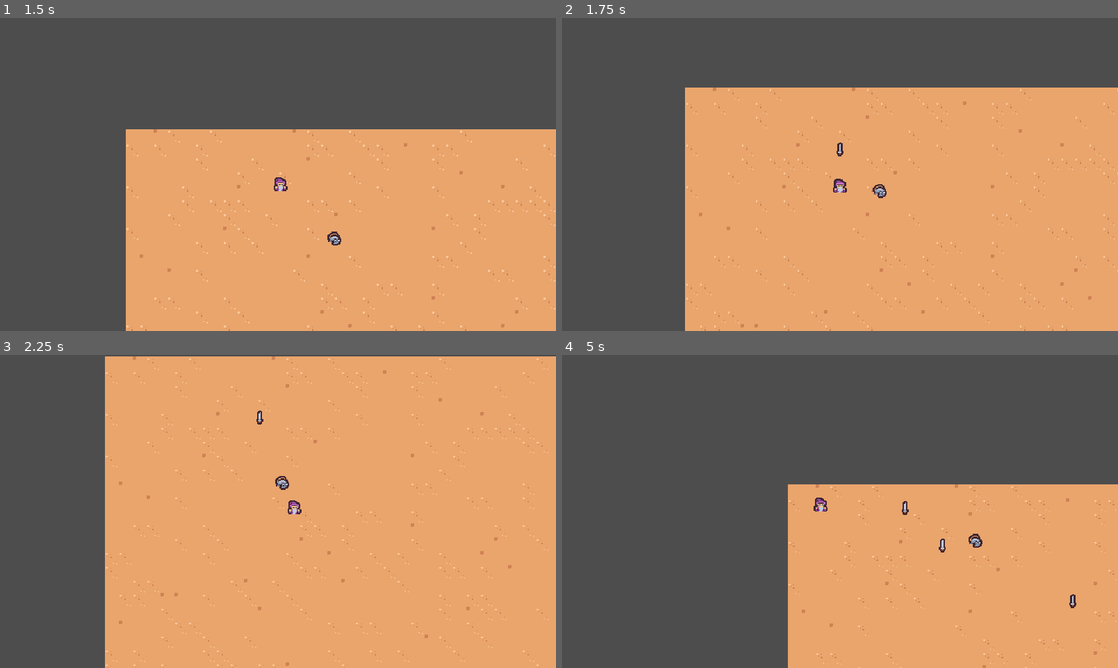
Above: before the commit, frames 1-4 (two rows, left to right).
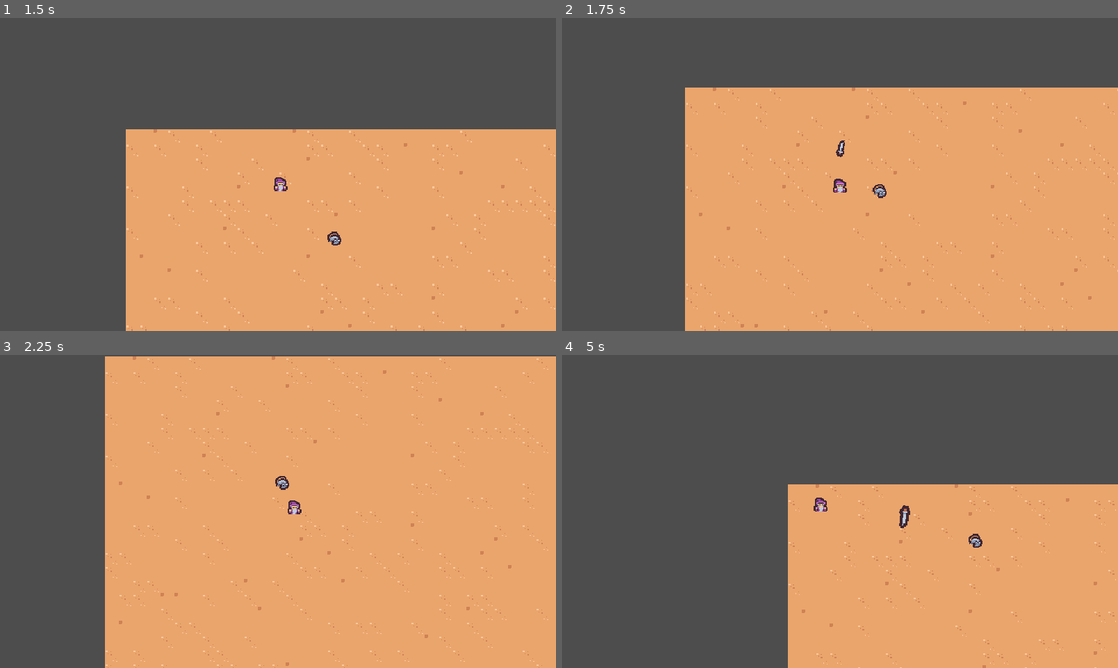
Above: after the commit, the same moments.

Repository: Lincxx/Godot-2d-Survival
Game: Godot game, scene res://scenes/main/main.tscn
Same seed, same stepped clock (60 frames per second), same inputs: the game is played once before the commit and once after it.
Inputs:
- Up to frame 1 (1.5 s): hold D (move_right) 0.53-1.28 s; hold S (move_down) from 1.28 s (still down)
- Up to frame 2 (1.75 s): keep holding S (move_down)
- Up to frame 3 (2.25 s): release S (move_down) at 2.03 s; hold D (move_right) from 2.03 s (still down)
- Up to frame 4 (5 s): release D (move_right) at 2.78 s; hold W (move_up) 2.78-3.53 s; hold A (move_left) from 3.53 s (still down)

Frame 1 is identical in both runs. In frame 2, less than 0.1% of the frame differs, in the area x 49-51%, y 39-45%; in frame 3, less than 0.1%; in frame 4, 0.2%, in the area x 60-93%, y 46-81%.

Commit message:
animate sword

Diff:
--- a/scenes/ability/sword_ability/sword_ability.tscn
+++ b/scenes/ability/sword_ability/sword_ability.tscn
@@ -2,8 +2,89 @@
 
 [ext_resource type="Texture2D" uid="uid://br5p2puka35ub" path="res://scenes/ability/sword_ability/sword.png" id="1_upg5g"]
 
+[sub_resource type="Animation" id="Animation_upg5g"]
+length = 0.001
+tracks/0/type = "value"
+tracks/0/imported = false
+tracks/0/enabled = true
+tracks/0/path = NodePath("Sprite2D:rotation")
+tracks/0/interp = 1
+tracks/0/loop_wrap = true
+tracks/0/keys = {
+"times": PackedFloat32Array(0),
+"transitions": PackedFloat32Array(1),
+"update": 0,
+"values": [0.0]
+}
+tracks/1/type = "value"
+tracks/1/imported = false
+tracks/1/enabled = true
+tracks/1/path = NodePath("Sprite2D:scale")
+tracks/1/interp = 1
+tracks/1/loop_wrap = true
+tracks/1/keys = {
+"times": PackedFloat32Array(0),
+"transitions": PackedFloat32Array(1),
+"update": 0,
+"values": [Vector2(1.5, 1.5)]
+}
+
+[sub_resource type="Animation" id="Animation_abpad"]
+resource_name = "swing"
+length = 0.75
+step = 0.05
+tracks/0/type = "value"
+tracks/0/imported = false
+tracks/0/enabled = true
+tracks/0/path = NodePath("Sprite2D:rotation")
+tracks/0/interp = 2
+tracks/0/loop_wrap = true
+tracks/0/keys = {
+"times": PackedFloat32Array(0, 0.19999999, 0.39999998, 0.75),
+"transitions": PackedFloat32Array(1, 1, 1.6817936, 1),
+"update": 0,
+"values": [0.0, -0.1832595714594046, 3.141592653589793, 0.0]
+}
+tracks/1/type = "value"
+tracks/1/imported = false
+tracks/1/enabled = true
+tracks/1/path = NodePath("Sprite2D:scale")
+tracks/1/interp = 2
+tracks/1/loop_wrap = true
+tracks/1/keys = {
+"times": PackedFloat32Array(0, 0.1, 0.19999999, 0.3333333, 0.5, 0.75),
+"transitions": PackedFloat32Array(1, 1, 1, 6.062863, 1, 1),
+"update": 0,
+"values": [Vector2(0, 0), Vector2(1.25, 1.25), Vector2(1, 1), Vector2(2, 2), Vector2(1, 1), Vector2(0, 0)]
+}
+tracks/2/type = "method"
+tracks/2/imported = false
+tracks/2/enabled = true
+tracks/2/path = NodePath(".")
+tracks/2/interp = 1
+tracks/2/loop_wrap = true
+tracks/2/keys = {
+"times": PackedFloat32Array(0.75),
+"transitions": PackedFloat32Array(1),
+"values": [{
+"args": [],
+"method": &"queue_free"
+}]
+}
+
+[sub_resource type="AnimationLibrary" id="AnimationLibrary_t8g1f"]
+_data = {
+&"RESET": SubResource("Animation_upg5g"),
+&"swing": SubResource("Animation_abpad")
+}
+
 [node name="SwordAbility" type="Node2D" unique_id=1918723699]
 
+[node name="AnimationPlayer" type="AnimationPlayer" parent="." unique_id=1258395769]
+libraries/ = SubResource("AnimationLibrary_t8g1f")
+autoplay = &"swing"
+
 [node name="Sprite2D" type="Sprite2D" parent="." unique_id=964082962]
+scale = Vector2(1.5, 1.5)
 texture = ExtResource("1_upg5g")
 offset = Vector2(0, -4)
